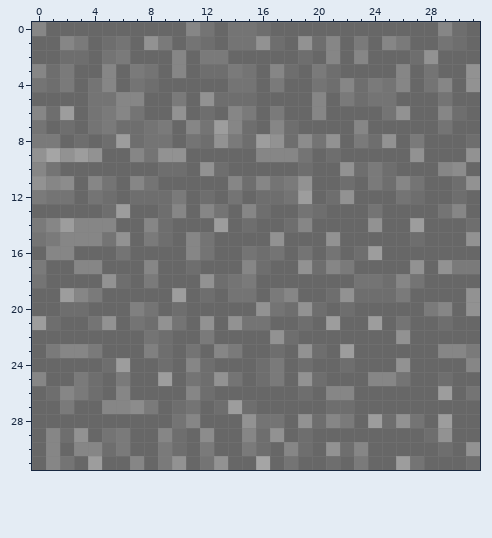
Pixel-art sprite, stored at assets/tiles/1.png. This is how it looked before the edit.
The file is 32x32 pixels. Colours within 5 levels of each other are drawn and written as one.
After the commit:
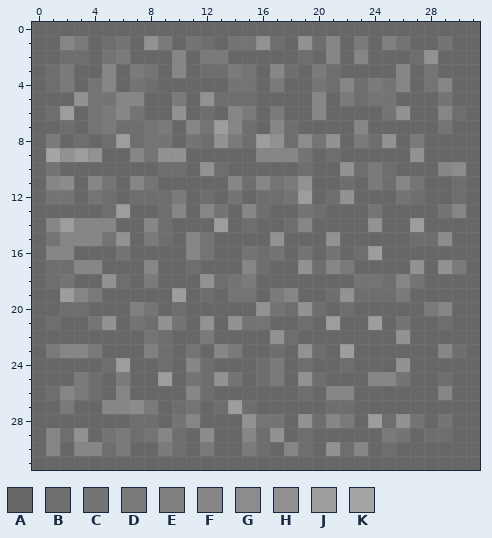
Palette (. is transparent): A #676767  B #6e6e6e  C #747474  D #7a7a7a  E #808080  F #868686  G #8c8c8c  H #929292  J #9d9d9d  K #a5a5a5
The edit:
@@ x 0..31 @@
- 0 FAAAAAAAAAAFCACCBAAAAAAAAAAAAFBA
- 1 AAFDABCAHDACBACCHBAHBFADAFDAACBA
+ 0 AAAAAAAAAAAAAAAAAAAAAAAAAAAAAAAA
+ 1 AAFDABCAHDACBACCHBAHBFADAECAACAA
  2 AABBACDAAAFADDAAAAABAFAFAAABHAAA
- 3 FBDAAFADCAFABBDCAFBADBAAAAFACAAH
- 4 CBDACFACBAAAAACCADAACBFBDCFACFAH
- 5 AAAACCFFAADAHBBBAAAAFADBCCAAACAA
- 6 FBJACDFCAAHABAFDADAAFAAAACHAAFBA
- 7 CABACDBBCDAFCJFBAFBAAAAFAAAAACAA
- 8 DDABABJBCCACBHDBJHBGCHADBHADAAAB
- 9 HKHJHAAFCHHAAAAAFFFCABAAAAAHAAAH
-10 FCAAAAAAABBAHBAAAAABAAHBDBAAAFGA
-11 HFGAFCAFCAAAAAFBFCDHAABADBFCAABH
-12 DCCACBABBBDABACABBCJABHAAACBAABA
+ 3 ABDAAFADCAFABBDCAFBADBAAAAFACAAA
+ 4 ABDACFACBAAAAACCADAACBFBDCFACFAA
+ 5 AAAHCCFFAADAHBBBAAAAFADBCCAAACAA
+ 6 ABJACDFCAAHABAFDADAAFAAAACHAAFBA
+ 7 AABACDBBCDAFCJFBAFBAAAAFAAAAACAA
+ 8 ADABABJBCCACBHDBJHBGCHADBHADAAAA
+ 9 AKHJHAAFCHHAAAAAFFFCABAAAAAHAAAA
+10 ACAAAAAAABBAHBAAAAABAAHBDBAAAFGA
+11 AFGAFCAFCAAAAAFBFCDHAABADBFCAABA
+12 ACCACBABBBDABACABBCJABHAAACBAABA
 13 AAAAABJAABFAFCAFBAACBAAACAAAACFA
-14 DFJFFFAAFBAAAJABAABFAAAAHAAJAAAB
-15 CDFFFCHADBAFCAAAAHAAAHAAAAABAAAH
+14 AFJFFFAAFBAAAJABAABFAAAAHAAJAAAA
+15 ACFFFCHADBAFCAAAAHAAAHAAAAABBGAA
 16 AFFAAACAAAAFCAACBCACACABJAAAAAAA
-17 DAAFFAAAFAABAAAFBAAHBFDAAAAHAHDD
-18 CAAAAHBADAAAHBCDAAAAAAACCBFCAAAA
-19 AAJFDAAAAAJABACCADFAABHBBBDAAAAH
-20 AABBAAAECABAAAAAHCBHBABAAAAADFAH
-21 JBAACHACBHCAHAHCCAABAJAAJACAABAA
+17 ABBFFAAAFAABAAAFBAAHBFDAAAAHAHDA
+18 ABCAAHBADAAAHBCDAAAAAAACCBFCAAAA
+19 AAJFDAAAAAJABACCADFAABHBBBDAAAAA
+20 AABBAAAECABAAAAAHCBHBABAAAAADFAA
+21 ABAACHACBHCAHAHCCAABAJAAJACAABAA
 22 AAAAAAAACBAADAAAAHBAAAAAAAHAAAAA
-23 ADFFDAAAEBACAFDAABAHBAJAAAAAAFFD
-24 AAAAABJAABAFBAAABDABAABAAAHAAAAF
-25 FAADBADAAJACBHCABDAHBAAAFFCAABAA
-26 ABFDBAFAAAAFBAAAAAABAFFAAAAAAJAC
+23 ADFFDAAAEBACAFDAABAHBAJAAAAAAFBA
+24 AAAAABJAABAFBAAABDABAABAAAHAAAAA
+25 AAADBADAAJACBHCABDAHBAAAFFCAABAA
+26 ABFDBAFAAAAFBAAAAAABAFFAAAAAAFAA
 27 AADAAFFGDABCABJBAAAAABBAAAAAAAAA
-28 AAAAAAAAAACFAAAHCCAHBFDAJBHCAJAA
-29 AFBHACDAAFBAGAAFBHABAAAAAAAABHAA
-30 AFAFFBDAADBADAADBAFBAHBFAAAAABAH
-31 AFCAJAAFADHACHAAKACAABADAAJCAAAB
+28 AAAAAAABBACFAAAHCCAHBFDAJBHCACAA
+29 AFBHACDBCFBAGAAFBHABAAAAADCABBAA
+30 AFAFFBDAADBADAADBAFBAHBFABAAAAAA
+31 AAAAAAAAAAAAAAAAAAAAAAAAAAAAAAAA
